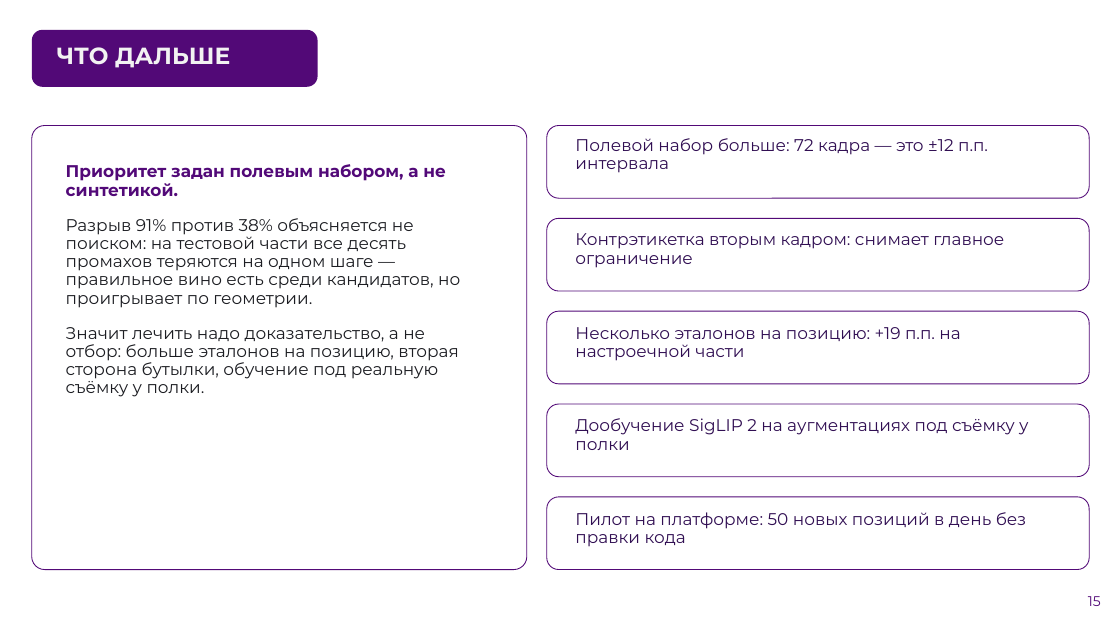
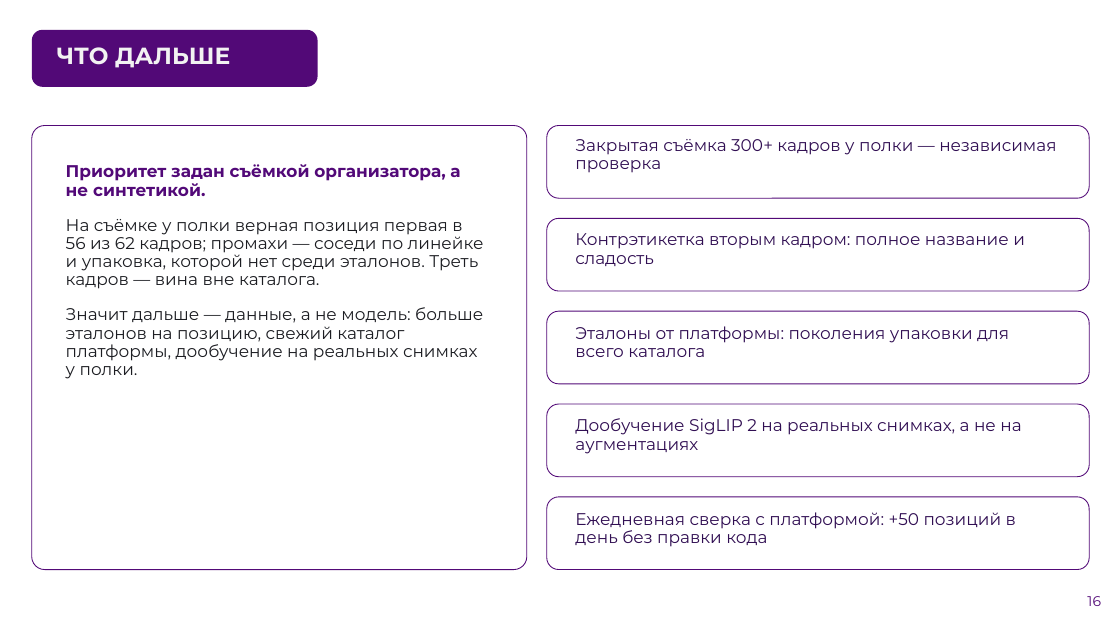
Before and after one commit to AlexGvr/rus_vines, a slide deck: slide 16 of ЛЦТ2026 Сканер российских вин.pptx (slide 15 before the commit). Drawn at 1120x630 pixels with LibreOffice and Linux fonts; fonts in the diff are those of the drawing; background and template pictures are left out. Boxes give left, top, right and bottom in pixels: in the first picture for what was removed or moved away, otherwise in the second. Text is boxed around its words. In the diff, an @@ line names an element or a change of style, - is before the commit and + after.

```diff
--- a/ЛЦТ2026 Сканер российских вин.pptx
+++ b/ЛЦТ2026 Сканер российских вин.pptx
@@ text at (575,139,1056,173): text changed @@
-Полевой набор больше: 72 кадра — это ±12 п.п. интервала
+Закрытая съёмка 300+ кадров у полки — независимая проверка
@@ text at (66,164,484,379): text changed @@
-Приоритет задан полевым набором, а не синтетикой.
-Разрыв 91% против 38% объясняется не поиском: на тестовой части все десять промахов теряются на одном шаге — правильное вино есть среди кандидатов, но проигрывает по геометрии.
-Значит лечить надо доказательство, а не отбор: больше эталонов на позицию, вторая сторона бутылки, обучение под реальную съёмку у полки.
+Приоритет задан съёмкой организатора, а не синтетикой.
+На съёмке у полки верная позиция первая в 56 из 62 кадров; промахи — соседи по линейке и упаковка, которой нет среди эталонов. Треть кадров — вина вне каталога.
+Значит дальше — данные, а не модель: больше эталонов на позицию, свежий каталог платформы, дообучение на реальных снимках у полки.
@@ text at (575,233,1025,266): text changed @@
-Контрэтикетка вторым кадром: снимает главное ограничение
+Контрэтикетка вторым кадром: полное название и сладость
@@ text at (575,326,1009,357): text changed @@
-Несколько эталонов на позицию: +19 п.п. на настроечной части
+Эталоны от платформы: поколения упаковки для всего каталога
@@ text at (575,418,1021,454): text changed @@
-Дообучение SigLIP 2 на аугментациях под съёмку у полки
+Дообучение SigLIP 2 на реальных снимках, а не на аугментациях
@@ text at (575,512,1016,547): text changed @@
-Пилот на платформе: 50 новых позиций в день без правки кода
+Ежедневная сверка с платформой: +50 позиций в день без правки кода
@@ page number at (1087,596,1101,606): text changed @@
-15
+16
```
Also in this commit, not shown: 13 other slides changed, 1 slide added, 40 other files.
